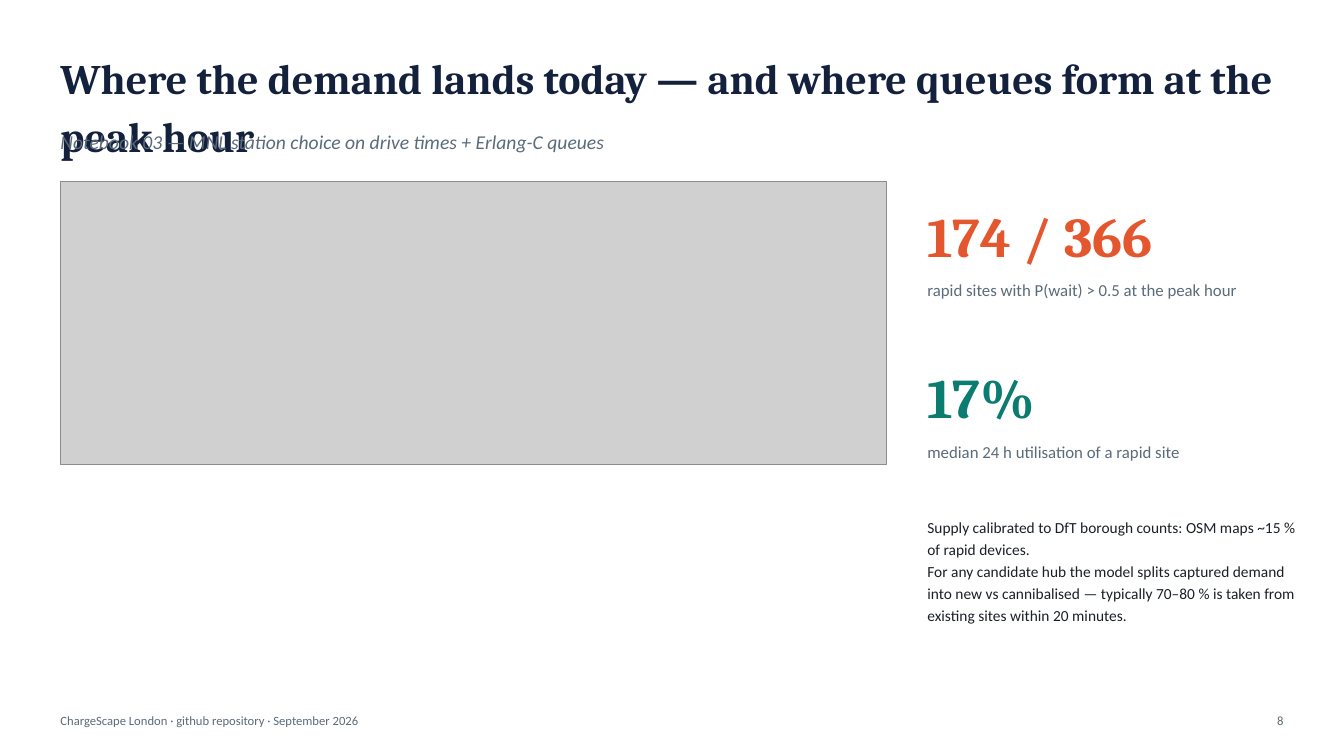
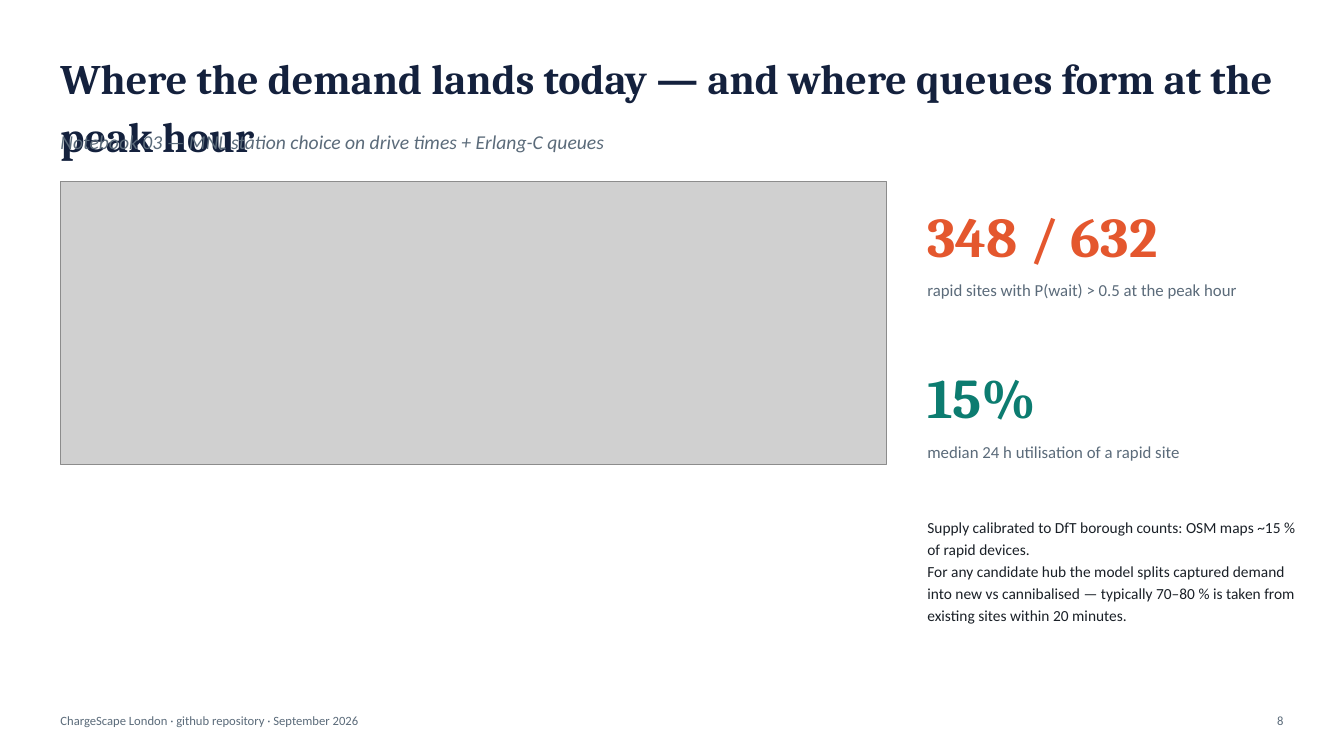
Before and after one commit to m-erts/chargescape-london, a slide deck: slide 8 of reports/ChargeScape_London.pptx. Drawn at 1344x756 pixels with LibreOffice and Linux fonts; fonts in the diff are those of the drawing; grey boxes stand for pictures. Boxes give left, top, right and bottom in pixels: in the first picture for what was removed or moved away, otherwise in the second. Text is boxed around its words. In the diff, an @@ line names an element or a change of style, - is before the commit and + after.

```diff
--- a/reports/ChargeScape_London.pptx
+++ b/reports/ChargeScape_London.pptx
@@ text at bbox=[927, 219, 1158, 258]: text changed @@
-174 / 366
+348 / 632
@@ text at bbox=[927, 380, 1036, 420]: text changed @@
-17%
+15%
```
Also in this commit, not shown: 4 other slides changed, 18 other files.
